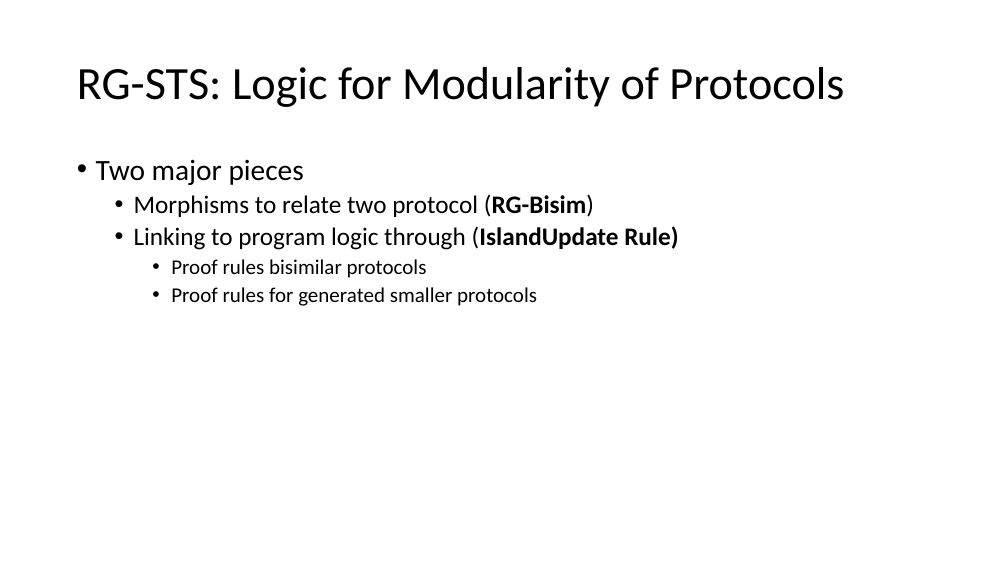
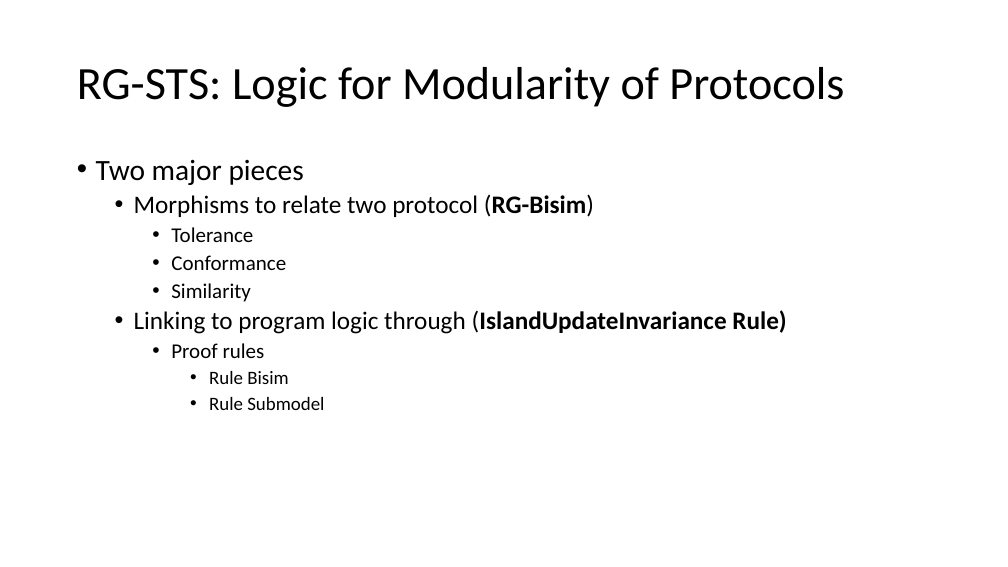
Before and after one commit to Contingent-Systems/modal_abstractions_presentations, a slide deck: slide 37 of thesis_proposal/proposal.pptx. Drawn at 1008x567 pixels with LibreOffice and Linux fonts; fonts in the diff are those of the drawing. Boxes give left, top, right and bottom in pixels: in the first picture for what was removed or moved away, otherwise in the second. Text is boxed around its words. In the diff, an @@ line names an element or a change of style, - is before the commit and + after.

```diff
--- a/thesis_proposal/proposal.pptx
+++ b/thesis_proposal/proposal.pptx
@@ text at <box>134,227,786,410</box>: text changed; size 20 to 24 pt @@
-  • Linking to program logic through (IslandUpdate Rule)
-    • Proof rules bisimilar protocols
-    • Proof rules for generated smaller protocols
+    • Tolerance
+    • Conformance
+    • Similarity
+  • Linking to program logic through (IslandUpdateInvariance Rule)
+    • Proof rules
+      • Rule Bisim
+      • Rule Submodel
```
Also in this commit, not shown: 6 other slides changed.
